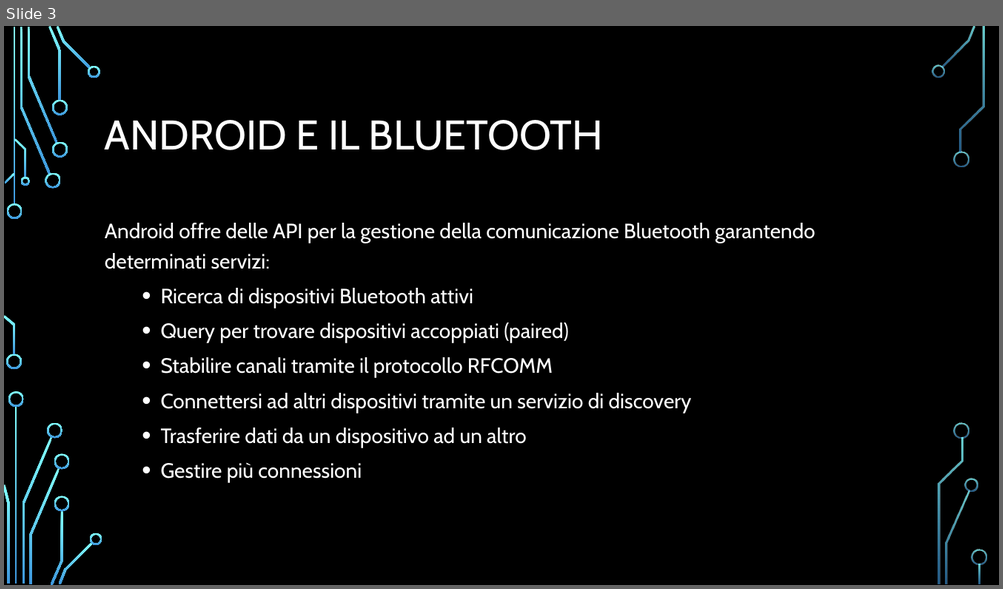
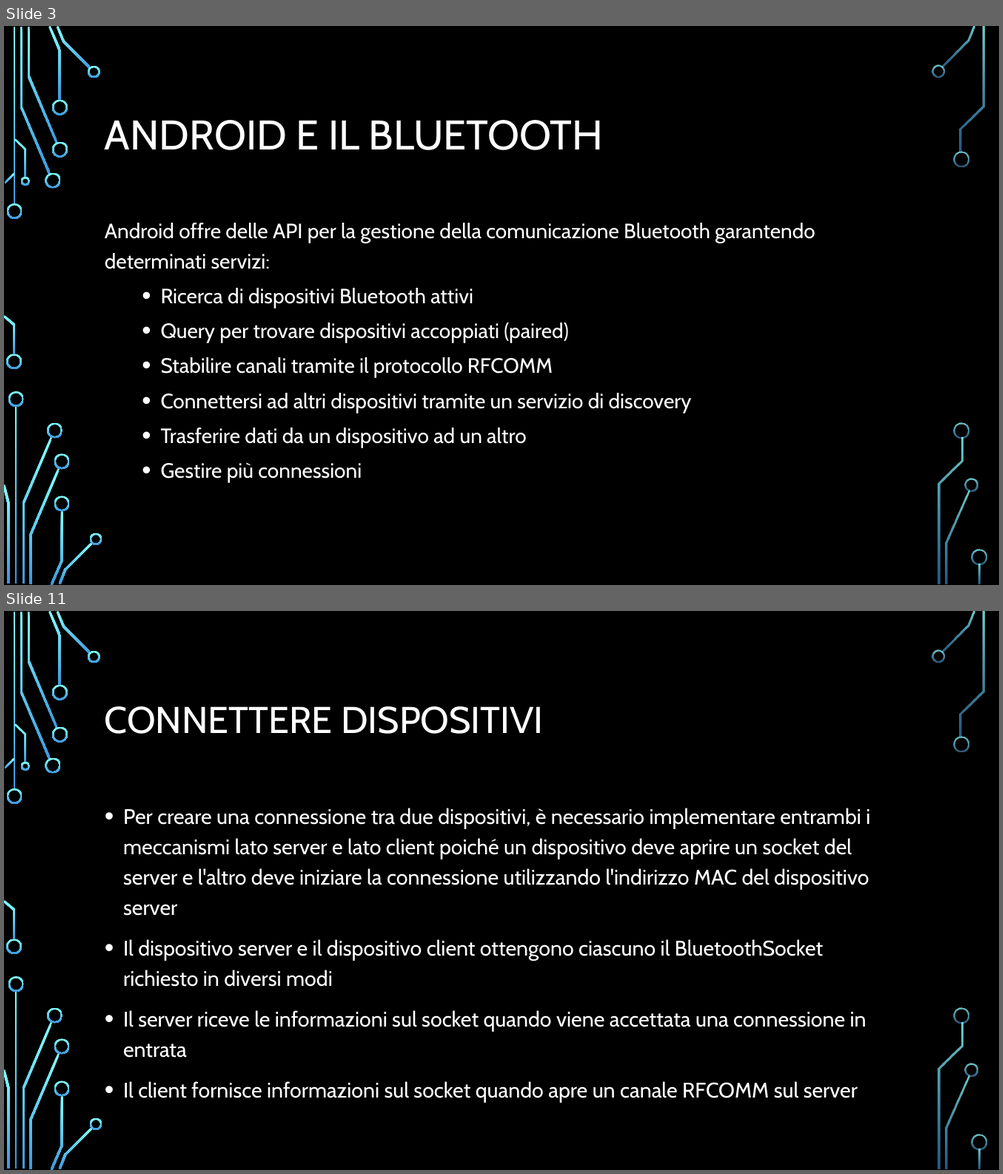
Before and after one commit to FNX-hub/ProgettoMP, a slide deck: Bluetooth.pptx. Shown one above the other, each under a label of ours: slide 3 before the commit, slides 3 and 11 after it; the slides between them are not shown. The pictures are 1003x589 and 1003x1174 pixels, drawn with LibreOffice and Linux fonts; fonts in the diff are those of the drawing; background and template pictures are left out. Boxes give left, top, right and bottom in pixels: in the first picture for what was removed or moved away, otherwise in the second. Text is boxed around its words. In the diff, an @@ line names an element or a change of style, - is before the commit and + after.

```diff
--- a/Bluetooth.pptx
+++ b/Bluetooth.pptx
@@ slide 11 added at box(4, 611, 999, 1170), background picture (left out); not listed: 36 template elements that a slide beside it also shows @@
@@ title added at box(105, 706, 543, 734), 36 pt, text #FFFFFF @@
+CONNETTERE DISPOSITIVI
@@ text added at box(123, 808, 870, 1103), 20.4 pt, text #FFFFFF @@
+• Per creare una connessione tra due dispositivi, è necessario implementare entrambi i meccanismi lato server e lato client poiché un dispositivo deve aprire un socket del server e l'altro deve iniziare la connessione utilizzando l'indirizzo MAC del dispositivo server
+• Il dispositivo server e il dispositivo client ottengono ciascuno il BluetoothSocket richiesto in diversi modi
+• Il server riceve le informazioni sul socket quando viene accettata una connessione in entrata
+• Il client fornisce informazioni sul socket quando apre un canale RFCOMM sul server
```
Also in this commit, not shown: 2 slides changed, 8 other slides added.
